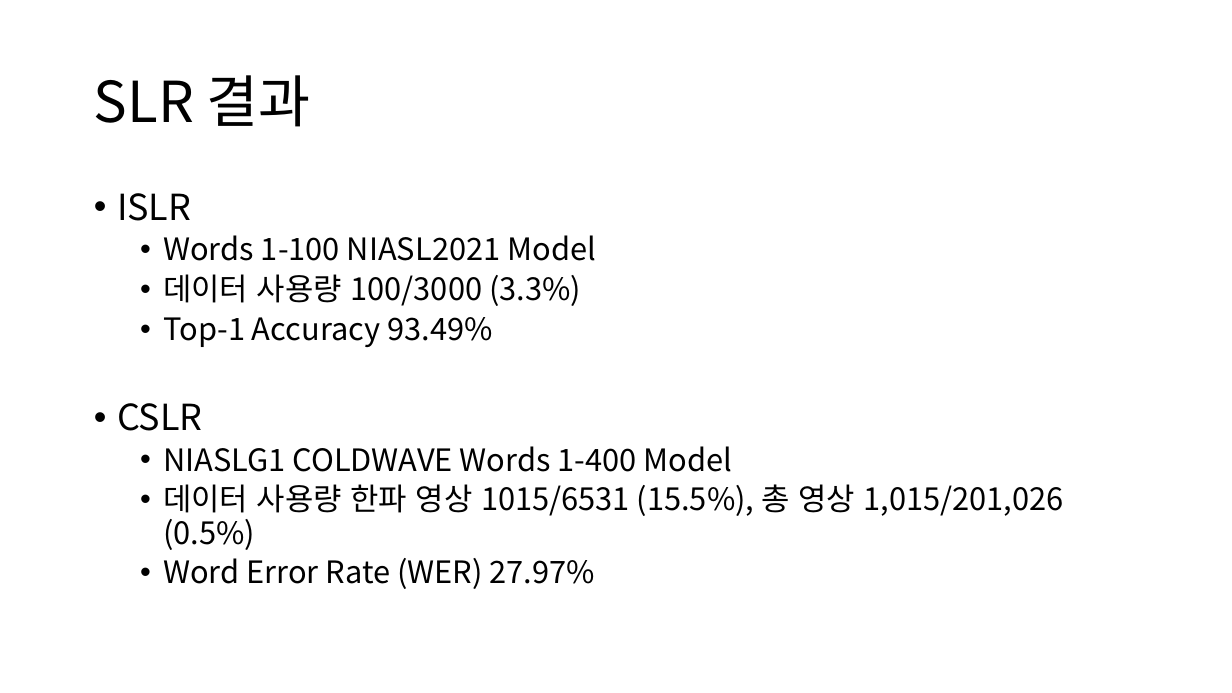
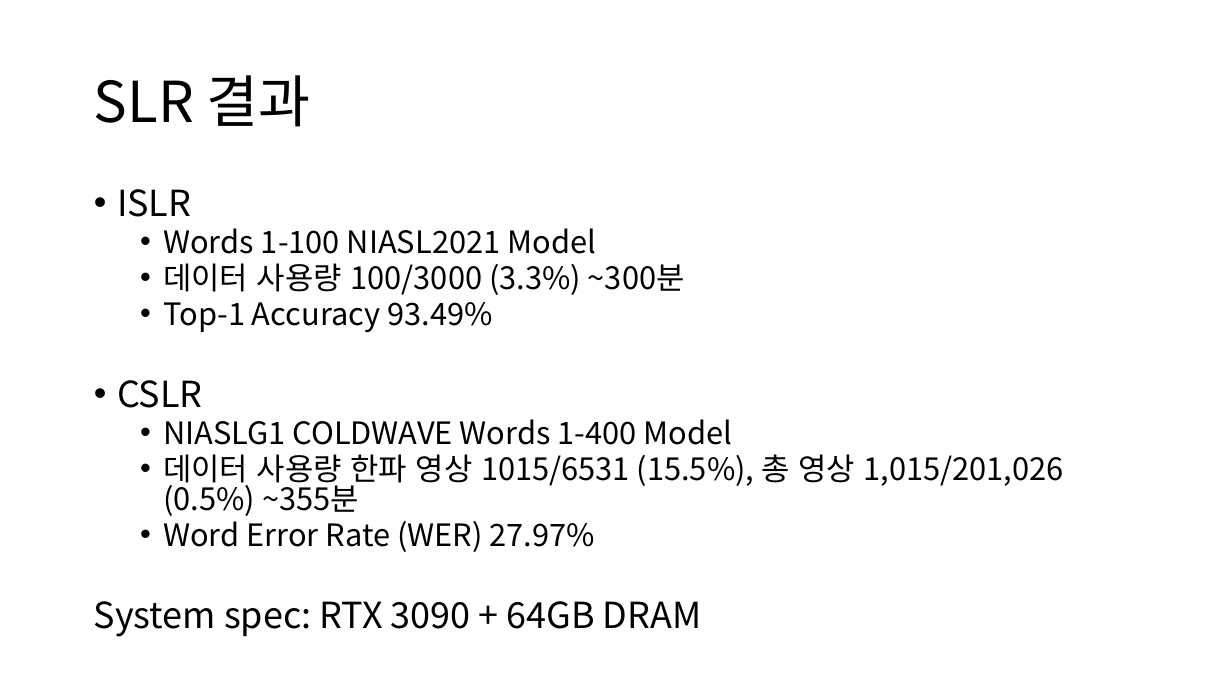
Before and after one commit to MKHC39/CYD-KSL-Translation, a slide deck: slide 14 of CYD정보기술 인턴십.pptx (slide 11 before the commit). Drawn at 1232x693 pixels with LibreOffice and Linux fonts; fonts in the diff are those of the drawing. Boxes give left, top, right and bottom in pixels: in the first picture for what was removed or moved away, otherwise in the second. Text is boxed around its words. In the diff, an @@ line names an element or a change of style, - is before the commit and + after.

```diff
--- a/CYD정보기술 인턴십.pptx
+++ b/CYD정보기술 인턴십.pptx
@@ text at [117,189,733,552]: line spacing 0.9 to 0.8 @@
@@ text at [163,263,685,295]: text changed @@
-  • 데이터 사용량 100/3000 (3.3%)
+  • 데이터 사용량 100/3000 (3.3%) ~300분
@@ text at [163,454,1064,516]: text changed @@
-  • 데이터 사용량 한파 영상 1015/6531 (15.5%), 총 영상 1,015/201,026 (0.5%)
+  • 데이터 사용량 한파 영상 1015/6531 (15.5%), 총 영상 1,015/201,026 (0.5%) ~355분
@@ text at [94,601,701,637]: paragraph added @@
+System spec: RTX 3090 + 64GB DRAM
```
Also in this commit, not shown: 3 other slides changed, 5 slides added, 4 other files.
